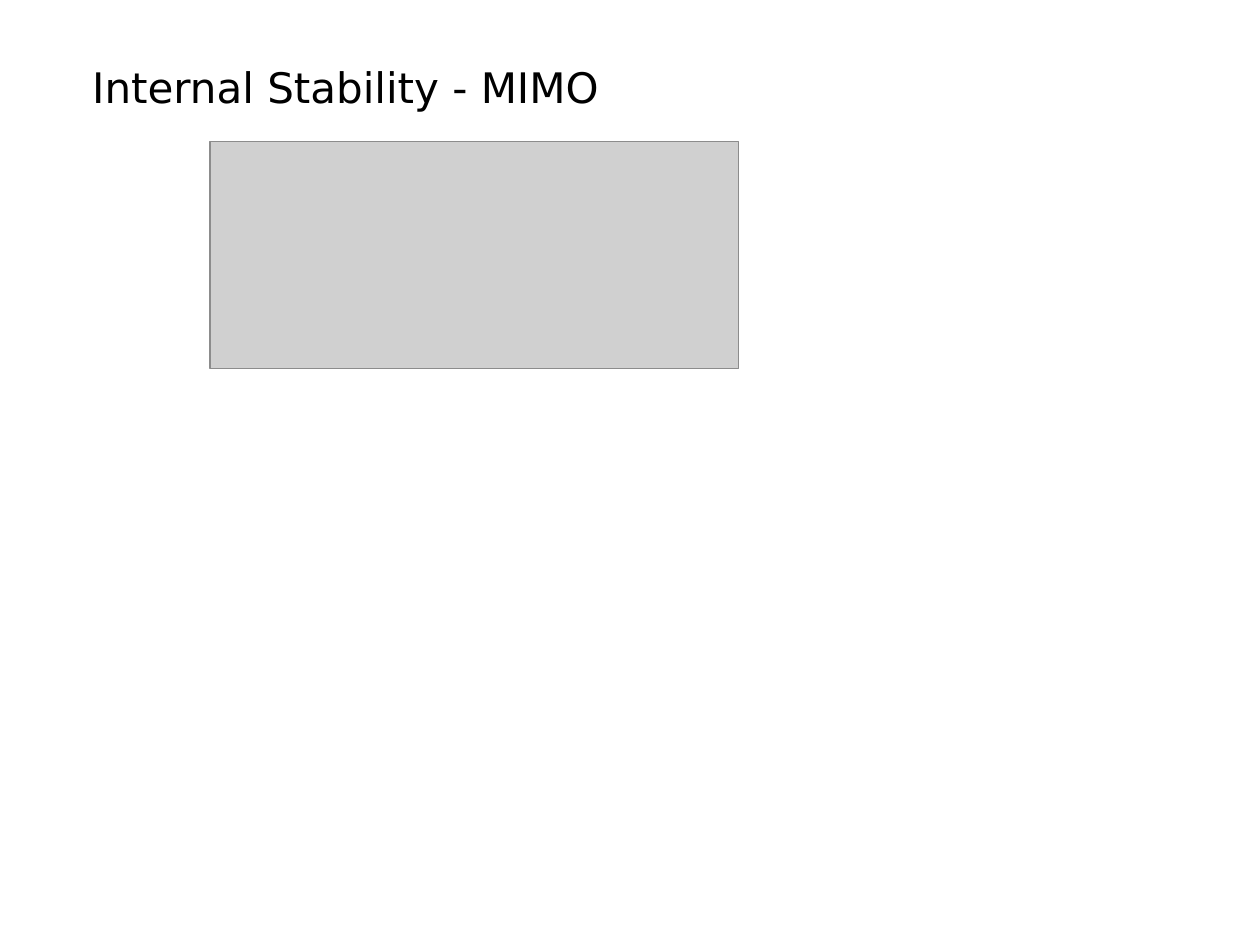
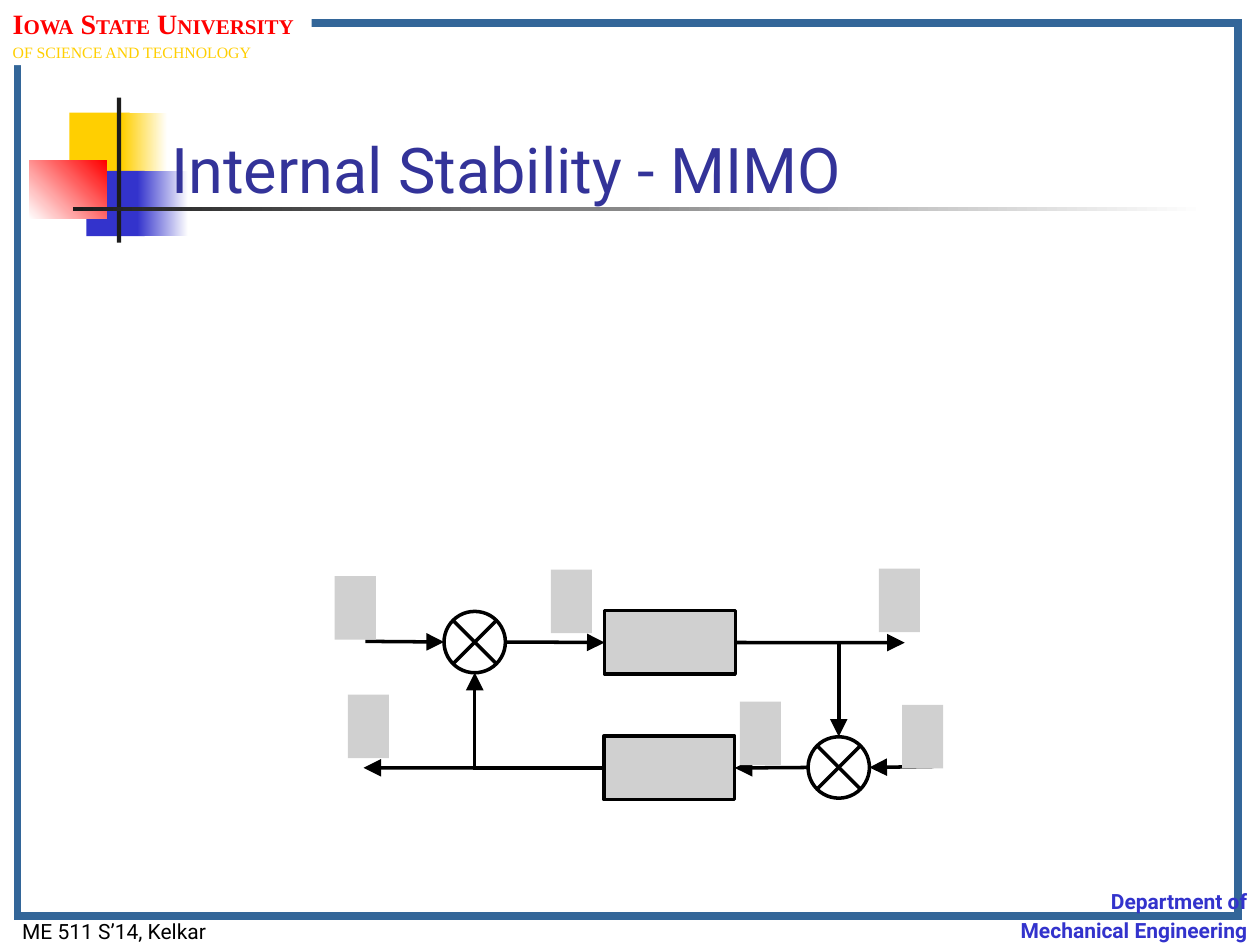
Before and after one commit to jasonnicholson/ME_511_Spring_2014_Lectures, a slide deck: slide 6 of me511_S14__Lect.Notes_Set09.pptm. Drawn at 1260x945 pixels with LibreOffice and Linux fonts; fonts in the diff are those of the drawing; grey boxes stand for pictures; background and template pictures are left out. Boxes give left, top, right and bottom in pixels: in the first picture for what was removed or moved away, otherwise in the second. Text is boxed around its words. In the diff, an @@ line names an element or a change of style, - is before the commit and + after.

```diff
--- a/me511_S14__Lect.Notes_Set09.pptm
+++ b/me511_S14__Lect.Notes_Set09.pptm
@@ rectangle added at (x1=18, y1=23, x2=1239, y2=915), outline #336699 4.5 pt @@
@@ text added at (x1=13, y1=47, x2=251, y2=58), 9 pt, text #FFCF01 @@
+IOWA STATE UNIVERSITY
+OF SCIENCE AND TECHNOLOGY
@@ title "Internal Stability - MIMO" moved from (x1=92, y1=71, x2=599, y2=112) to (x1=171, y1=145, x2=841, y2=208) @@
@@ title "Internal Stability - MIMO" at (x1=171, y1=145, x2=841, y2=208): size 24 to 36 pt, font DejaVu Sans to Roboto, text colour #000000 to #333399; line spacing 0.95 to 1; vertical alignment top to bottom @@
@@ rectangle added at (x1=69, y1=112, x2=130, y2=178), fill #FFCF01 @@
@@ rectangle added at (x1=117, y1=98, x2=121, y2=243), fill #1C1C1C @@
@@ rectangle added at (x1=122, y1=112, x2=168, y2=178), fill gradient #FFCF01 to #FFFFFF @@
@@ picture removed at (x1=210, y1=141, x2=740, y2=368) @@
@@ rectangle added at (x1=29, y1=161, x2=106, y2=219), fill gradient #FFFFFF to #FF0000 @@
@@ rectangle added at (x1=87, y1=171, x2=145, y2=237), fill #3333CC @@
@@ rectangle added at (x1=137, y1=171, x2=188, y2=237), fill gradient #3333CC to #FFFFFF @@
@@ rectangle added at (x1=73, y1=207, x2=1207, y2=210), fill gradient #1C1C1C to #FFFFFF @@
@@ group added at (x1=335, y1=568, x2=944, y2=799): 8 pictures, 6 arrows, 2 flow chart summing junctions, 2 elbow arrows @@
@@ text added at (x1=1021, y1=889, x2=1247, y2=943), 12 pt, text #3333CC, bold @@
+Department of
+Mechanical Engineering
@@ text added at (x1=22, y1=923, x2=206, y2=942), 12 pt, text #000000 @@
+ME 511 S’14, Kelkar
```
Also in this commit, not shown: 20 other slides changed, 3 slides added, 4 slides removed, 1 other file.
